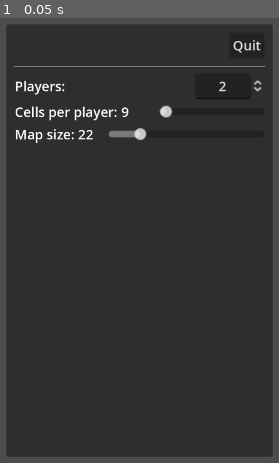
Above: before the commit, frame 1.
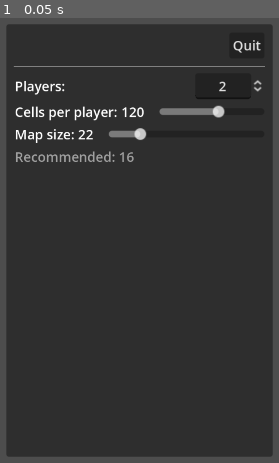
Above: after the commit, the same moment.

Repository: wadcom/kisarra-mapgen
Game: Godot game, scene res://main.tscn
The game is run twice, just before and just after one commit, with the same random seed, the same clock (stepped at 60 frames per second) and the same inputs.
Inputs:
- Up to frame 1 (0.05 s): no input

The runs differ from the first frame. In frame 1, 1.0% of the frame differs, in the area x 5-81%, y 19-33%.

Commit message:
Add recommended map size

Diff:
--- a/side_panel.gd
+++ b/side_panel.gd
@@ -1,8 +1,17 @@
 extends VBoxContainer
 
 
+var _cells_per_player = 120
 var _map_size = 22
-var _cells_per_player = 9
+var _players_qty = 2
+
+
+func _ready():
+	%CellsPerPlayer.value = _cells_per_player
+	%MapSize.value = _map_size
+	%PlayersQuantity.value = _players_qty
+
+	_update_labels()
 
 
 func _on_quit_button_pressed():
@@ -11,9 +20,21 @@
 
 func _on_cells_per_player_value_changed(value):
 	_cells_per_player = value
-	%CellsPerPlayer.text = str(value)
+	_update_labels()
 
 
 func _on_map_size_value_changed(value):
 	_map_size = value
-	%MapSizeLabel.text = str(value)
+	_update_labels()
+
+
+func _on_players_quantity_value_changed(value):
+	_players_qty = value
+	_update_labels()
+
+
+func _update_labels():
+	%CellsPerPlayerLabel.text = str(_cells_per_player)
+	%MapSizeLabel.text = str(_map_size)
+
+	%RecommendedMapSizeLabel.text = str(ceil(sqrt(_players_qty * _cells_per_player)))
--- a/side_panel.tscn
+++ b/side_panel.tscn
@@ -29,7 +29,8 @@
 layout_mode = 2
 size_flags_horizontal = 3
 
-[node name="SpinBox" type="SpinBox" parent="PlayersQuantityControls"]
+[node name="PlayersQuantity" type="SpinBox" parent="PlayersQuantityControls"]
+unique_name_in_owner = true
 layout_mode = 2
 min_value = 2.0
 max_value = 11.0
@@ -43,7 +44,7 @@
 layout_mode = 2
 text = "Cells per player:"
 
-[node name="CellsPerPlayer" type="Label" parent="CellsPerPlayerControl"]
+[node name="CellsPerPlayerLabel" type="Label" parent="CellsPerPlayerControl"]
 unique_name_in_owner = true
 custom_minimum_size = Vector2(28, 2.08165e-12)
 layout_mode = 2
@@ -53,7 +54,8 @@
 custom_minimum_size = Vector2(10, 2.08165e-12)
 layout_mode = 2
 
-[node name="HSlider" type="HSlider" parent="CellsPerPlayerControl"]
+[node name="CellsPerPlayer" type="HSlider" parent="CellsPerPlayerControl"]
+unique_name_in_owner = true
 layout_mode = 2
 size_flags_horizontal = 3
 size_flags_vertical = 4
@@ -61,24 +63,28 @@
 max_value = 200.0
 value = 9.0
 
-[node name="MapSizeControls" type="HBoxContainer" parent="."]
+[node name="MapSizeControls" type="VBoxContainer" parent="."]
 layout_mode = 2
 
-[node name="Label" type="Label" parent="MapSizeControls"]
+[node name="Controls" type="HBoxContainer" parent="MapSizeControls"]
+layout_mode = 2
+
+[node name="Label" type="Label" parent="MapSizeControls/Controls"]
 layout_mode = 2
 text = "Map size:"
 
-[node name="MapSizeLabel" type="Label" parent="MapSizeControls"]
+[node name="MapSizeLabel" type="Label" parent="MapSizeControls/Controls"]
 unique_name_in_owner = true
 custom_minimum_size = Vector2(19, 2.08165e-12)
 layout_mode = 2
 text = "22"
 
-[node name="Padding" type="Control" parent="MapSizeControls"]
+[node name="Padding" type="Control" parent="MapSizeControls/Controls"]
 custom_minimum_size = Vector2(10, 2.08165e-12)
 layout_mode = 2
 
-[node name="HSlider" type="HSlider" parent="MapSizeControls"]
+[node name="MapSize" type="HSlider" parent="MapSizeControls/Controls"]
+unique_name_in_owner = true
 layout_mode = 2
 size_flags_horizontal = 3
 size_flags_vertical = 4
@@ -86,6 +92,21 @@
 max_value = 99.0
 value = 22.0
 
+[node name="Recommendation" type="HBoxContainer" parent="MapSizeControls"]
+layout_mode = 2
+
+[node name="Label" type="Label" parent="MapSizeControls/Recommendation"]
+layout_mode = 2
+theme_override_colors/font_color = Color(0.627451, 0.627451, 0.627451, 1)
+text = "Recommended:"
+
+[node name="RecommendedMapSizeLabel" type="Label" parent="MapSizeControls/Recommendation"]
+unique_name_in_owner = true
+layout_mode = 2
+theme_override_colors/font_color = Color(0.627451, 0.627451, 0.627451, 1)
+text = "99"
+
 [connection signal="pressed" from="ButtonBar/QuitButton" to="." method="_on_quit_button_pressed"]
-[connection signal="value_changed" from="CellsPerPlayerControl/HSlider" to="." method="_on_cells_per_player_value_changed"]
-[connection signal="value_changed" from="MapSizeControls/HSlider" to="." method="_on_map_size_value_changed"]
+[connection signal="value_changed" from="PlayersQuantityControls/PlayersQuantity" to="." method="_on_players_quantity_value_changed"]
+[connection signal="value_changed" from="CellsPerPlayerControl/CellsPerPlayer" to="." method="_on_cells_per_player_value_changed"]
+[connection signal="value_changed" from="MapSizeControls/Controls/MapSize" to="." method="_on_map_size_value_changed"]
